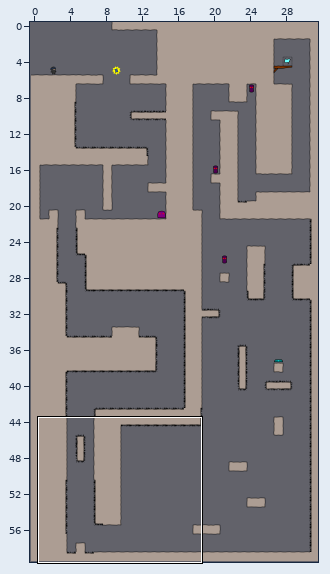
One commit to this Tiled map: levelconverter/maps/n19.tmx. The picture above shows the old version from afar; the outline marks the close-up.
Close-up. Before the edit:
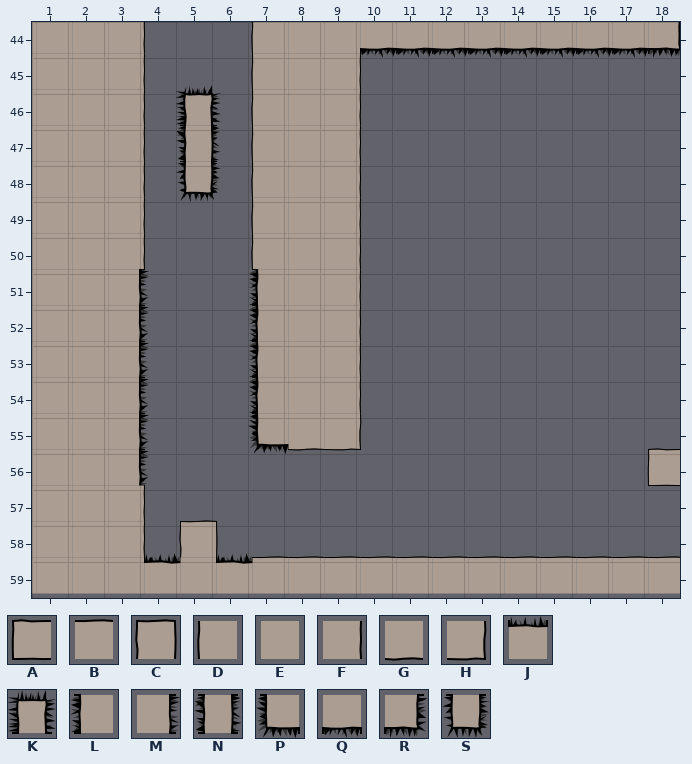
Cells are 40x40 px. Shown: x 1..18, y 44..59. The commit also changed other parts of the map, which this record leaves out.
Key: from "tiles6_gapped": A 0, B 7, C 9, D 12, E 13, F 14, G 19, H 20, J 31, K 33, L 36, M 38, N 39, P 42, Q 43, R 44, S 45.
_ is an empty cell.
Layer "bg" before, first column x 1:
44 EEF___DEEQQQQQQQQR
45 EEF___DEF_________
46 EEF_K_DEF_________
47 EEF_N_DEF_________
48 EEF_S_DEF_________
49 EEF___DEF_________
50 EEF___DEF_________
51 EEM___LEF_________
52 EEM___LEF_________
53 EEM___LEF_________
54 EEM___LEF_________
55 EEM___PGH_________
56 EEM______________A
57 EEF_______________
58 EEF_C_____________
59 EEEJEJBBBBBBBBBBBB
The result:
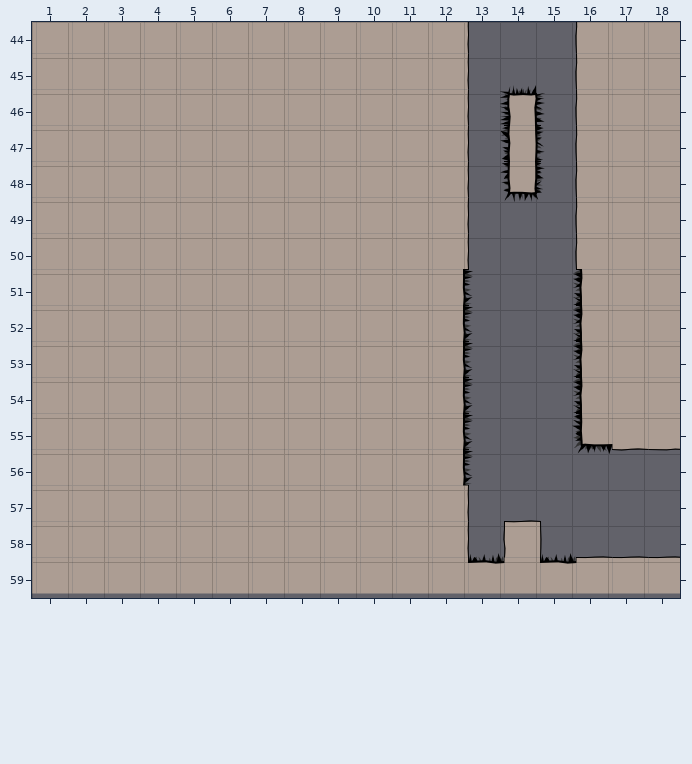
Diff:
Layer "bg":
Tile C is added in row 58 at x 14.
Tile D replaces tile Q in row 44 at x 16.
Tile D is added in rows 45 to 50 at x 16.
Tile E replaces tile B in row 59 at x 7 to 12 and 14.
Tile E replaces tile C in row 58 at x 5.
Tile E replaces tile D in rows 44 to 50 at x 7.
Tile E replaces tile F in row 44 at x 3; in rows 45 to 50 at x 3 and 9; in rows 51 to 54 at x 9; in rows 57 to 58 at x 3.
Tile E replaces tile G in row 55 at x 8.
Tile E replaces tile H in row 55 at x 9.
Tile E replaces tile J in row 59 at x 4 and 6.
Tile E replaces tile K in row 46 at x 5.
Tile E replaces tile L in rows 51 to 54 at x 7.
Tile E replaces tile M in rows 51 to 56 at x 3.
Tile E replaces tile N in row 47 at x 5.
Tile E replaces tile P in row 55 at x 7.
Tile E replaces tile Q in row 44 at x 10 to 11 and 17.
Tile E replaces tile R in row 44 at x 18.
Tile E replaces tile S in row 48 at x 5.
Tile E is added in row 44 at x 4 to 6; in row 45 at x 4 to 6, 10 to 11 and 17; in rows 46 to 48 at x 4, 6, 10 to 11 and 17; in rows 49 to 54 at x 4 to 6, 10 to 11 and 17; in row 55 at x 4 to 6 and 10 to 11; in rows 56 to 57 at x 4 to 11.
Tile E is added in row 58 at x 4 and 6 to 11.
Tile F replaces tile Q in row 44 at x 12.
Tile F is added in rows 45 to 50 at x 12 and 18; in rows 51 to 54 at x 18; in rows 57 to 58 at x 12.
Tile G is added in row 55 at x 17.
Tile H is added in row 55 at x 18.
Tile J replaces tile B in row 59 at x 13 and 15.
Tile K is added in row 46 at x 14.
Tile L is added in rows 51 to 54 at x 16.
Tile M is added in rows 51 to 56 at x 12.
Tile N is added in row 47 at x 14.
Tile P is added in row 55 at x 16.
Tile S is added in row 48 at x 14.
The edit erases tile A in row 56 at x 18.
The edit erases tile Q in row 44 at x 13 to 15.
Where, in picture pixels (left, top, right, bottom), the same in both close-ups:
changed: (138, 22, 680, 564)
